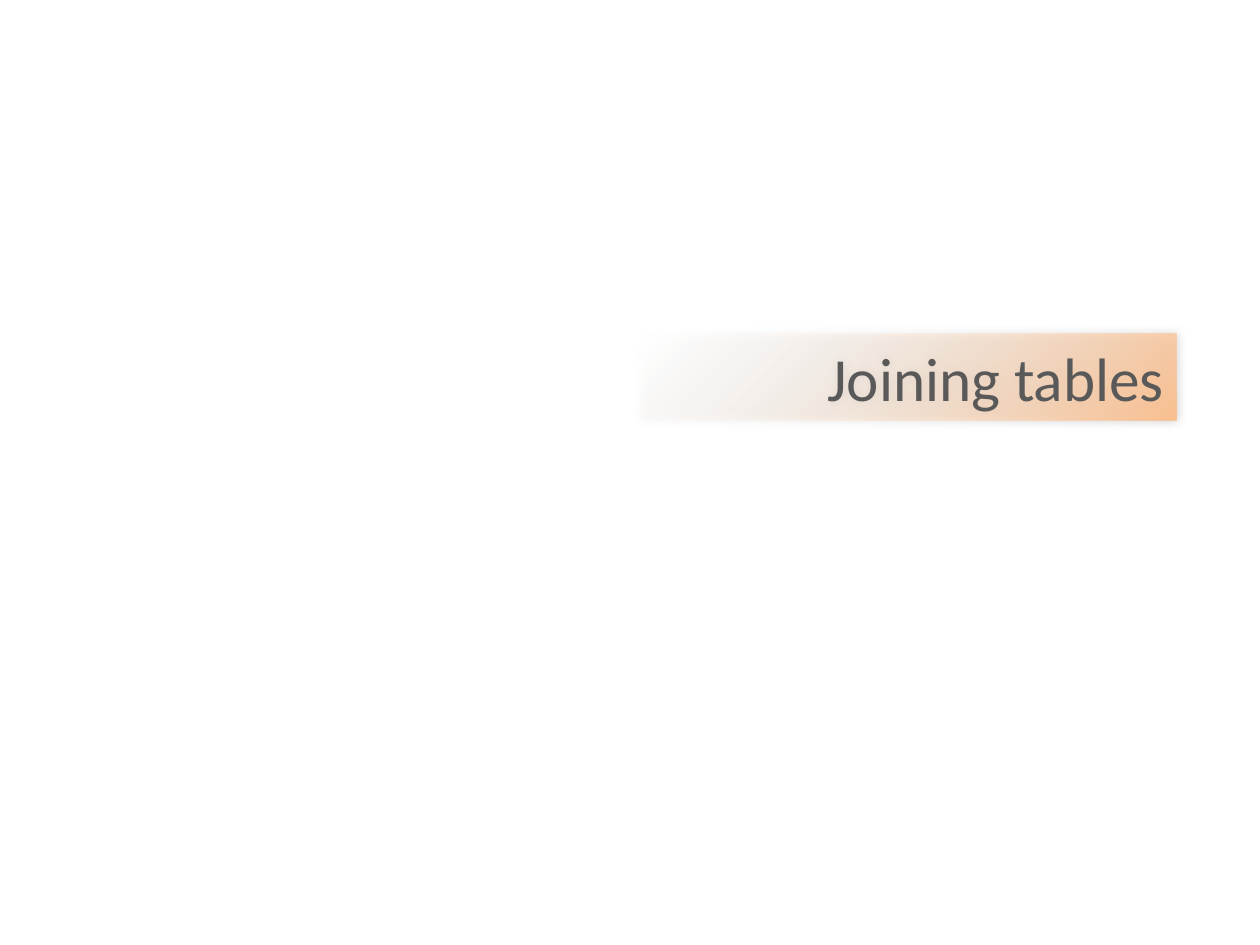
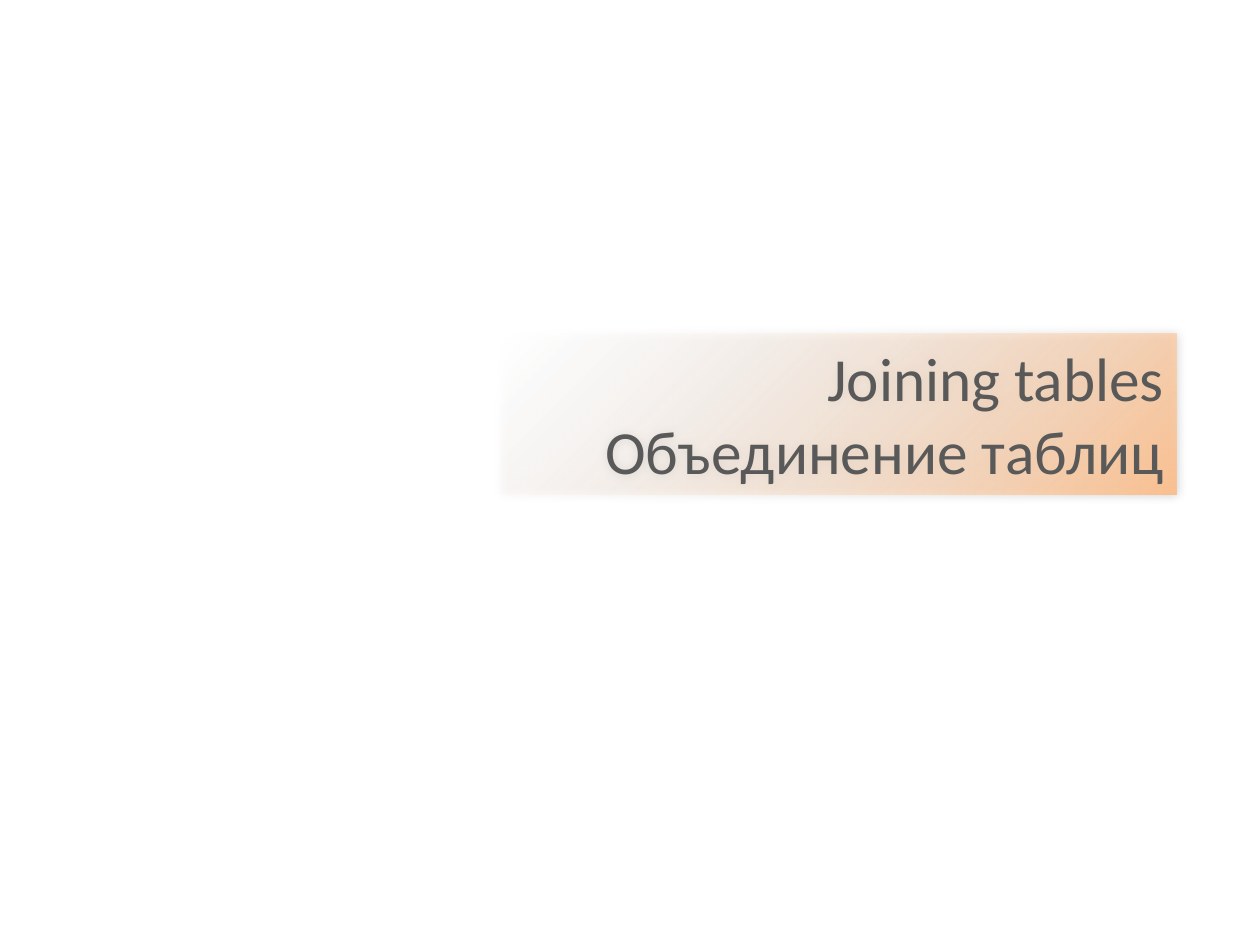
Before and after one commit to BigRacer/swtesting, a slide deck: slide 32 of 7.SQL Intro/SQL.pptx (slide 31 before the commit). Drawn at 1260x945 pixels with LibreOffice and Linux fonts; fonts in the diff are those of the drawing; background and template pictures are left out. Boxes give left, top, right and bottom in pixels: in the first picture for what was removed or moved away, otherwise in the second. Text is boxed around its words. In the diff, an @@ line names an element or a change of style, - is before the commit and + after.

```diff
--- a/7.SQL Intro/SQL.pptx
+++ b/7.SQL Intro/SQL.pptx
@@ rectangle "Joining tables": place and size @@
-rectangle "Joining tables" at box(640, 334, 1177, 421)
+rectangle "Joining tables" at box(501, 334, 1177, 495)
@@ text in rectangle at box(605, 432, 1164, 484): paragraph added @@
+Объединение таблиц
```
Also in this commit, not shown: 8 other slides changed, 1 slide added, 9 other files.
